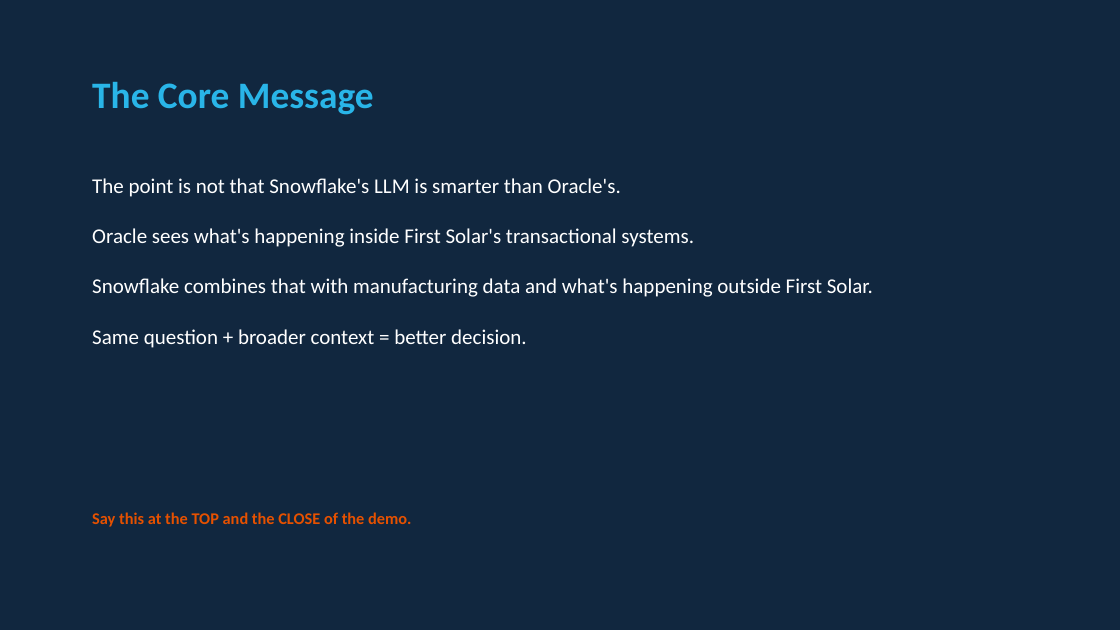
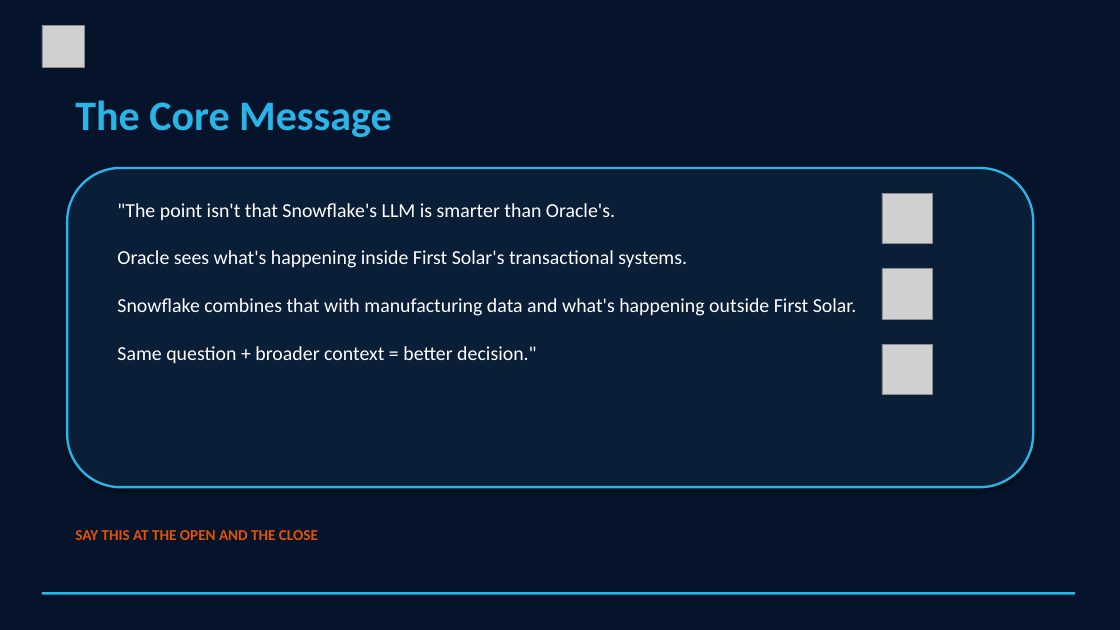
Before and after one commit to sfc-gh-sdickson/First-Solar, a slide deck: slide 2 of docs/First_Solar_Demo_Narrative.pptx. Drawn at 1120x630 pixels with LibreOffice and Linux fonts; fonts in the diff are those of the drawing; grey boxes stand for pictures. Boxes give left, top, right and bottom in pixels: in the first picture for what was removed or moved away, otherwise in the second. Text is boxed around its words. In the diff, an @@ line names an element or a change of style, - is before the commit and + after.

Commit message:
Rebuild PowerPoint with Snowflake logos, icons, and branded visuals
Embeds Snowflake logo (white variant) on every slide, adds colored
icon badges (ERP, MFG, MKT, AI, alert, transfer), uses proper
Snowflake dark navy background with #29B5E8 accent line, branded
metric cards with colored borders, and large logo watermarks on
title/tech slides.

.... Generated with [Cortex Code](https://docs.snowflake.com/en/user-guide/cortex-code/cortex-code)

```diff
--- a/docs/First_Solar_Demo_Narrative.pptx
+++ b/docs/First_Solar_Demo_Narrative.pptx
@@ background #11273F to #05142B @@
@@ picture added at box(42, 25, 84, 67) @@
@@ text "The Core Message": place and size @@
-text "The Core Message" at box(92, 82, 374, 115)
+text "The Core Message" at box(75, 100, 392, 137)
@@ text "The Core Message" at box(75, 100, 392, 137): size 32 to 36 pt @@
@@ rounded rectangle added at box(67, 168, 1033, 487), fill #0A1E38, outline #29B5E8 2 pt @@
@@ text at box(117, 203, 857, 364): text changed; size 18 to 17 pt @@
-The point is not that Snowflake's LLM is smarter than Oracle's.
-Oracle sees what's happening inside First Solar's transactional systems.
-Snowflake combines that with manufacturing data and what's happening outside First Solar.
-Same question + broader context = better decision.
+"The point isn't that Snowflake's LLM is smarter than Oracle's.
+Oracle sees what's happening inside First Solar's transactional systems.
+Snowflake combines that with manufacturing data and what's happening outside First Solar.
+Same question + broader context = better decision."
@@ picture added at box(882, 193, 933, 244) @@
@@ picture added at box(882, 269, 933, 319) @@
@@ picture added at box(882, 344, 933, 395) @@
@@ text at box(75, 530, 318, 540): text changed; size 14 to 13 pt @@
-Say this at the TOP and the CLOSE of the demo.
+SAY THIS AT THE OPEN AND THE CLOSE
@@ rectangle added at box(42, 592, 1075, 595), fill #29B5E8 @@
```
Also in this commit, not shown: 11 other slides changed.
